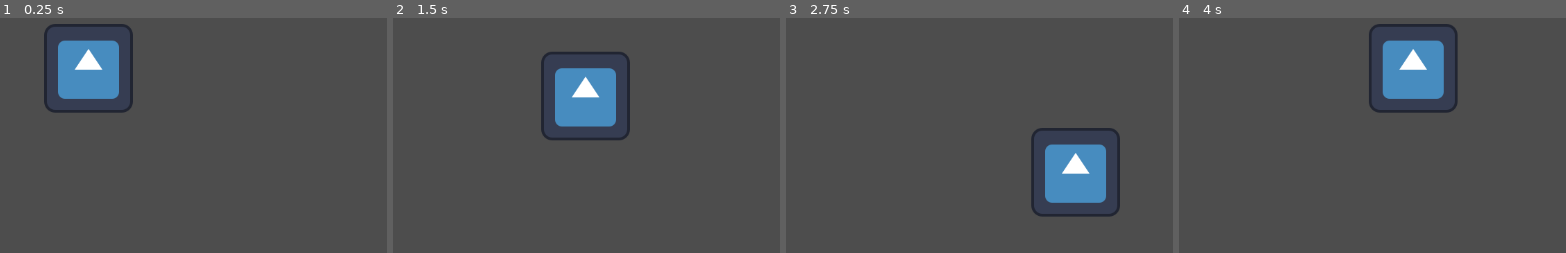
Above: before the commit, frames 1-4 (left to right).
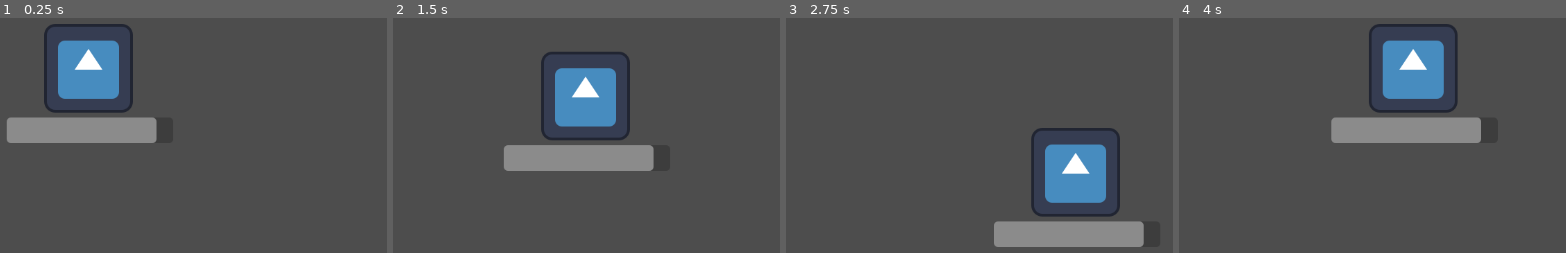
Above: after the commit, the same moments.

Repository: Justin-HAL/scsu-gamejam-fa2024
Game: Godot game, scene res://world.tscn
Same seed, same stepped clock (60 frames per second), same inputs: the game is played once before the commit and once after it. The engine's default icon, where the game draws it, is replaced by a stand-in: a white triangle on a blue panel in a dark square.
Inputs:
- Up to frame 1 (0.25 s): no input
- Up to frame 2 (1.5 s): tap Enter at 0.5 s; hold D (right) 0.53-1.28 s; hold S (down) from 1.28 s (still down)
- Up to frame 3 (2.75 s): release S (down) at 2.03 s; hold D (right) from 2.03 s (still down)
- Up to frame 4 (4 s): release D (right) at 2.78 s; hold W (up) 2.78-3.53 s; hold A (left) from 3.53 s (still down)

The runs differ from the first frame. In frame 1, 4.2% of the frame differs, in the area x 1-41%, y 42-54%; in frame 2, 4.3%; in frame 3, 4.3%, in the area x 53-93%, y 86-98%; in frame 4, 4.3%.

Commit message:
Added health bar to player

Diff:
--- a/player.gd
+++ b/player.gd
@@ -2,10 +2,11 @@
 
 
 @export var speed = 200
-
+@export var health = 100
 
 func _physics_process(delta):
 	var direction = Input.get_vector("left", "right", "up", "down")
 	velocity = direction * speed
 
+	$ProgressBar.value = health
 	move_and_slide()
--- a/player.tscn
+++ b/player.tscn
@@ -8,6 +8,7 @@
 
 [node name="Player" type="CharacterBody2D"]
 script = ExtResource("1_5qvob")
+health = 90
 
 [node name="CollisionShape2D" type="CollisionShape2D" parent="."]
 position = Vector2(-1, 0.5)
@@ -15,3 +16,11 @@
 
 [node name="Sprite2D" type="Sprite2D" parent="."]
 texture = ExtResource("1_e5oaf")
+
+[node name="ProgressBar" type="ProgressBar" parent="."]
+offset_left = -118.0
+offset_top = 71.0
+offset_right = 122.0
+offset_bottom = 108.0
+value = 100.0
+show_percentage = false
